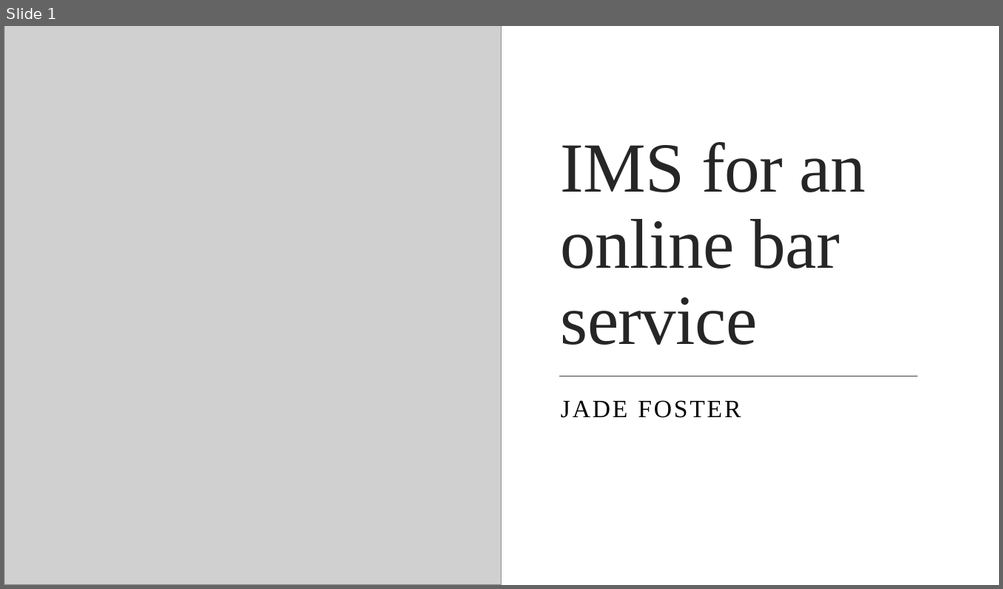
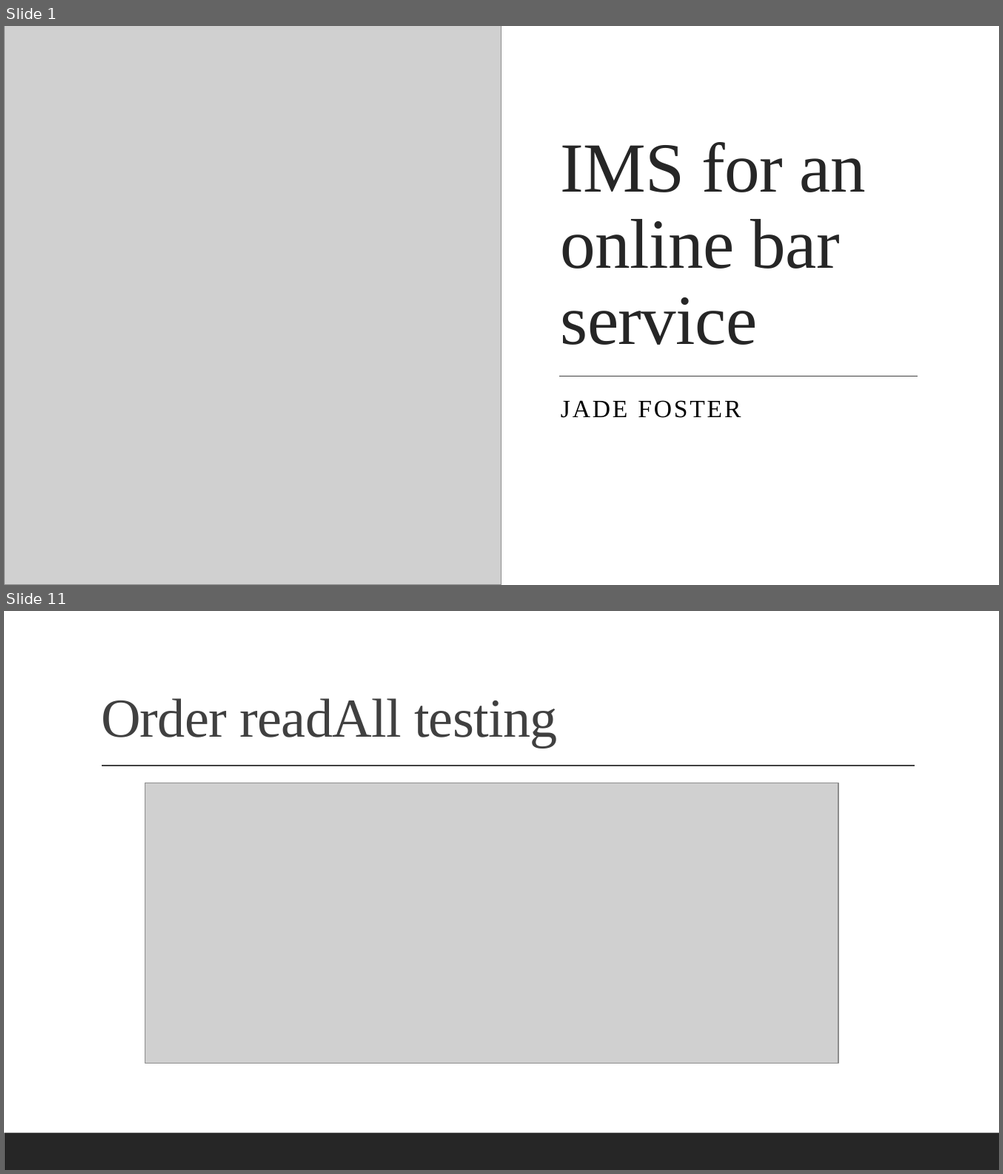
Before and after one commit to jadewfoster/IMS-22JulyEnable3, a slide deck: documentation/Fundamental Project (IMS) Presentation.pptx. Shown one above the other, each under a label of ours: slide 1 before the commit, slides 1 and 11 after it; the slides between them are not shown. The pictures are 1003x589 and 1003x1174 pixels, drawn with LibreOffice and Linux fonts; fonts in the diff are those of the drawing; grey boxes stand for pictures. Boxes give left, top, right and bottom in pixels: in the first picture for what was removed or moved away, otherwise in the second. Text is boxed around its words. In the diff, an @@ line names an element or a change of style, - is before the commit and + after.

```diff
--- a/documentation/Fundamental Project (IMS) Presentation.pptx
+++ b/documentation/Fundamental Project (IMS) Presentation.pptx
@@ slide 11 added at (4,611,999,1170), background #FFFFFF; not listed: 1 template element that a slide beside it also shows @@
@@ title added at (101,698,558,747), 53 pt, text #404040 @@
+Order readAll testing
@@ line added from (102, 766) to (915, 766), #404040 1 pt @@
@@ picture added at (145,783,838,1064) @@
```
Also in this commit, not shown: 9 slides changed, 14 other slides added, 3 slides removed, 8 other files.
